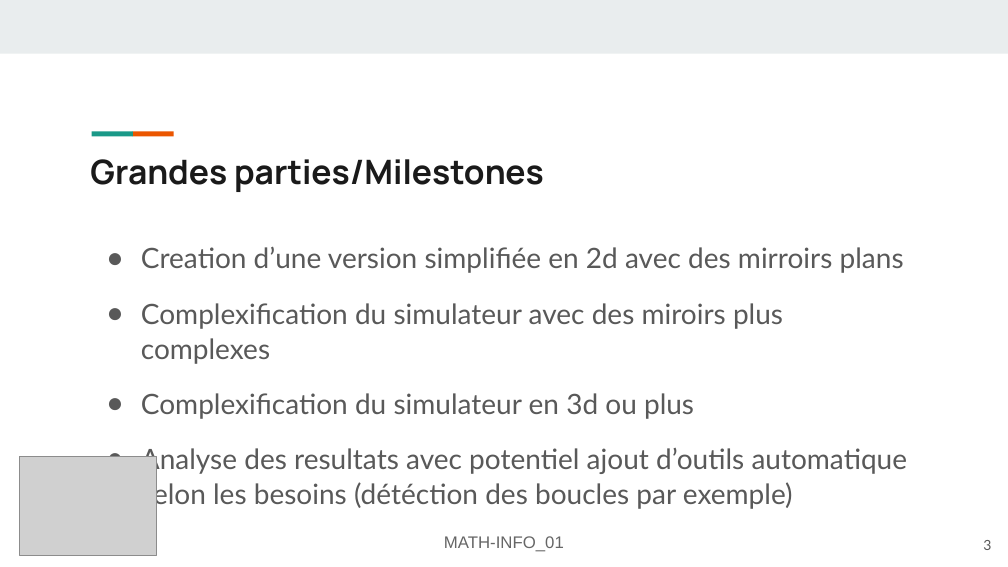
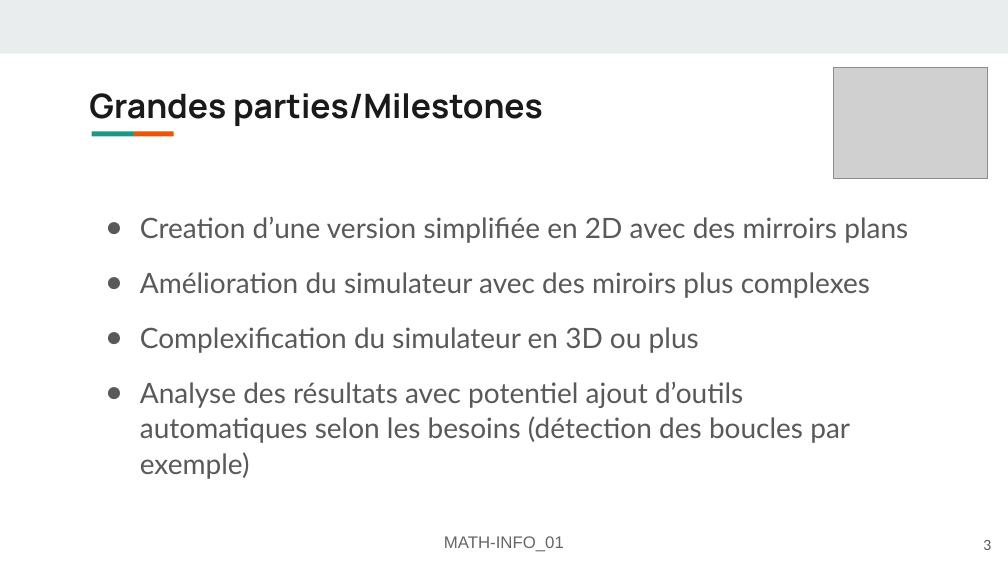
Before and after one commit to FlashOnFire/MirrorVerse, a slide deck: slide 3 of project_managment/presentation1.odp. Drawn at 1008x567 pixels with LibreOffice and Linux fonts; fonts in the diff are those of the drawing; grey boxes stand for pictures. Boxes give left, top, right and bottom in pixels: in the first picture for what was removed or moved away, otherwise in the second. Text is boxed around its words. In the diff, an @@ line names an element or a change of style, - is before the commit and + after.

```diff
--- a/project_managment/presentation1.odp
+++ b/project_managment/presentation1.odp
@@ title "Grandes parties/Milestones" moved from (x1=90, y1=159, x2=544, y2=192) to (x1=89, y1=93, x2=543, y2=126) @@
@@ picture resized from (x1=20, y1=457, x2=157, y2=555) to (x1=834, y1=68, x2=988, y2=178) @@
@@ text at (x1=140, y1=217, x2=908, y2=479): text changed @@
-● Creation d’une version simplifiée en 2d avec des mirroirs plans
-● Complexification du simulateur avec des miroirs plus complexes
-● Complexification du simulateur en 3d ou plus
-● Analyse des resultats avec potentiel ajout d’outils automatique selon les besoins (détéction des boucles par exemple)
+● Creation d’une version simplifiée en 2D avec des mirroirs plans
+● Amélioration du simulateur avec des miroirs plus complexes
+● Complexification du simulateur en 3D ou plus
+● Analyse des résultats avec potentiel ajout d’outils automatiques selon les besoins (détection des boucles par exemple)
```
Also in this commit, not shown: 4 other slides changed, 1 slide added, 2 slides removed, 4 other files.
